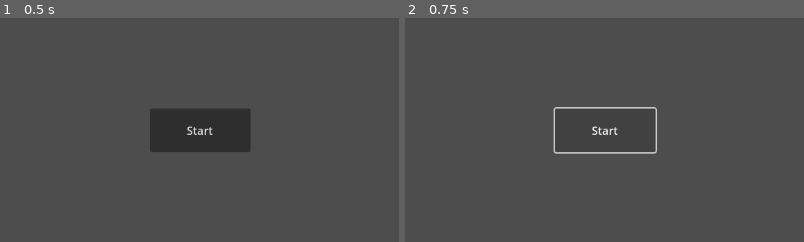
Above: before the commit, frames 1-2 (left to right).
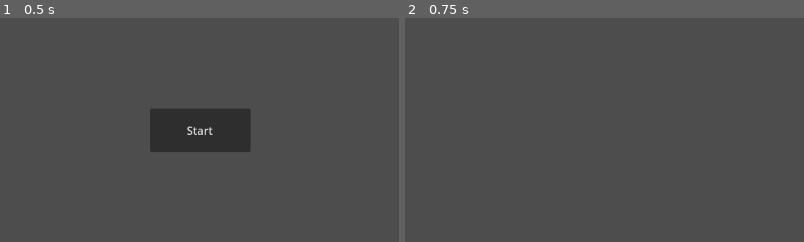
Above: after the commit, the same moments.

Repository: VBS1998/mini-jam-164
Game: Godot game, scene res://#game/scenes/main_menu/main_menu.tscn
Two runs of this game, one before a commit and one after it. Both use one fixed random seed, a clock stepped at 60 frames per second and the inputs below.
Inputs:
- Up to frame 1 (0.5 s): no input
- Up to frame 2 (0.75 s): click "Start" at 0.5 s
The pictures show only the part of the screen within x 23-73%, y 26-76%; the shares and areas given below are measured in that part.

Frame 1 is identical in both runs. In frame 2, 0.8% of the frame differs, in the area x 37-64%, y 39-61%.

Commit message:
Scene Transition

Diff:
--- a/game/#game/scenes/gameplay_proto/scene_manager.gd
+++ b/game/#game/scenes/gameplay_proto/scene_manager.gd
@@ -1,6 +1,5 @@
 class_name GameplayProtoSceneManager extends Node3D
 
-@export var gampeplay_proto_scene:PackedScene
 # Called when the node enters the scene tree for the first time.
 func _ready():
 	pass # Replace with function body.
--- a/game/#game/scenes/main_menu/scene_manager.gd
+++ b/game/#game/scenes/main_menu/scene_manager.gd
@@ -1,15 +1,14 @@
 class_name MainMenuSceneManager extends Node2D
 
-
+const gameplay_proto_scene_path = "res://#game/scenes/gameplay_proto/gameplay_proto.tscn"
 # Called when the node enters the scene tree for the first time.
 func _ready():
 	pass # Replace with function body.
-
 
 # Called every frame. 'delta' is the elapsed time since the previous frame.
 func _process(delta):
 	pass
 
 func start_button_pressed():
-	#get_tree().change_scene_to_packed(gampeplay_proto_scene)
+	get_tree().change_scene_to_file(gameplay_proto_scene_path)
 	pass
